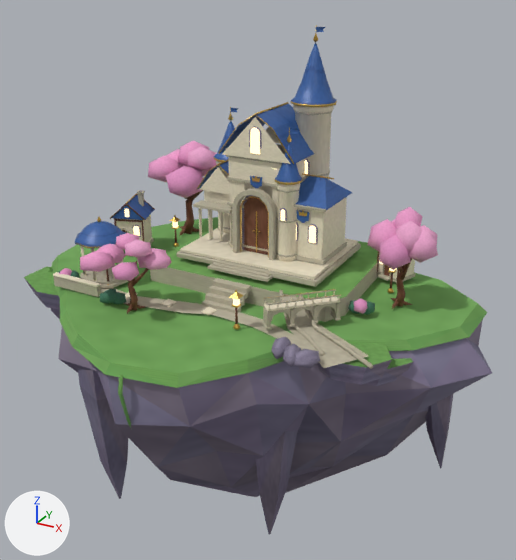
Renders of the glTF model public/assets/models/environment/royal-island-right-distant.glb from each side of a commit.
Both versions are drawn from a camera (50 mm lens) standing at (13.1, -21.9, 11.1) and looking at (0.9, 0.2, 0.0). Every picture has the same lights, and +X, +Y and +Z are marked at lower left. The first picture is the older version. Vertices at exactly the same position are counted once.

Objects in the first picture: 'royal-island-right'.
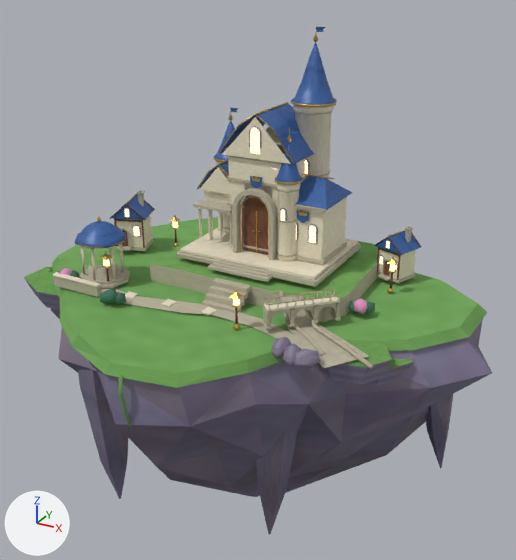
What differs and where, as boxes (x1, y1, x2, y2) in the pictures (516 x 560 px):
```json
{"part": 1, "of": "me_right_broken_cliff_strata_007", "change": "deleted", "before": [80, 140, 438, 314]}
```

Scene script edits in JSON lines:
```json
{"block": "me_right_broken_cliff_strata_007", "where": "# used by ob_royal_island_right; location = (0.0, 0.0, 0.0)"}
{"op": "remove", "block": "me_right_broken_cliff_strata_007", "code": "me_right_broken_cliff_strata_007.from_pydata(...)  # 3479 vertices, 5651 faces; spans x -8.1..10.0, y -7.9..7.8, z -10.0..9.2"}
{"op": "add", "block": "me_right_broken_cliff_strata_007", "code": "me_right_broken_cliff_strata_007.from_pydata(...)  # 2977 vertices, 4827 faces; spans x -8.1..10.0, y -7.9..7.8, z -10.0..9.2"}
{"block": "me_right_broken_cliff_strata_007", "change": "me_right_broken_cliff_strata_007 part 1: 45 loose pieces with 502 vertices, spanning x -5.9..7.6, y -5.5..4.8, z 0.0..4.2, are deleted"}
```
